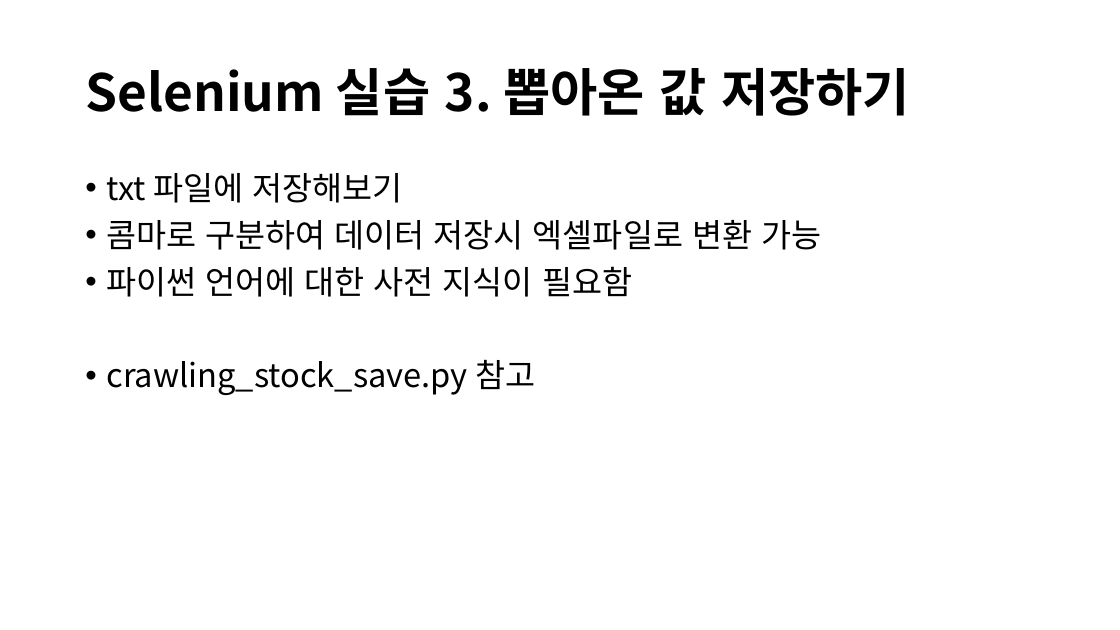
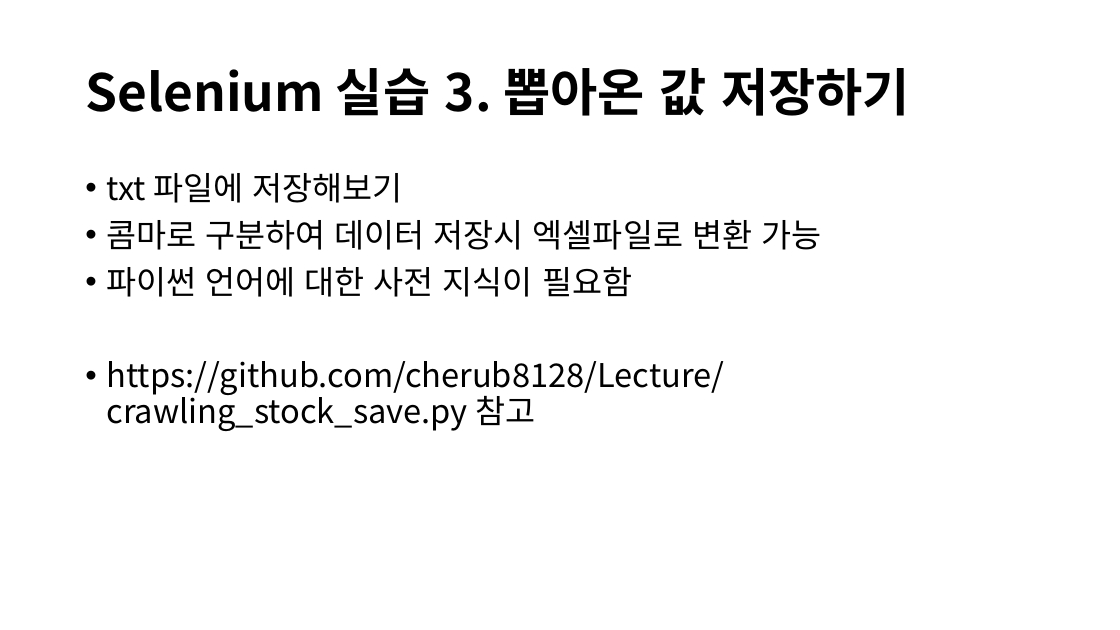
Before and after one commit to cherub8128/Lecture, a slide deck: slide 18 of About Web Crawling.pptx (slide 17 before the commit). Drawn at 1120x630 pixels with LibreOffice and Linux fonts; fonts in the diff are those of the drawing. Boxes give left, top, right and bottom in pixels: in the first picture for what was removed or moved away, otherwise in the second. Text is boxed around its words. In the diff, an @@ line names an element or a change of style, - is before the commit and + after.

```diff
--- a/About Web Crawling.pptx
+++ b/About Web Crawling.pptx
@@ text at [106, 361, 724, 431]: text changed @@
-• crawling_stock_save.py 참고
+• https://github.com/cherub8128/Lecture/
+  crawling_stock_save.py 참고
```
Also in this commit, not shown: 1 other slide changed, 1 slide added, 1 other file.
